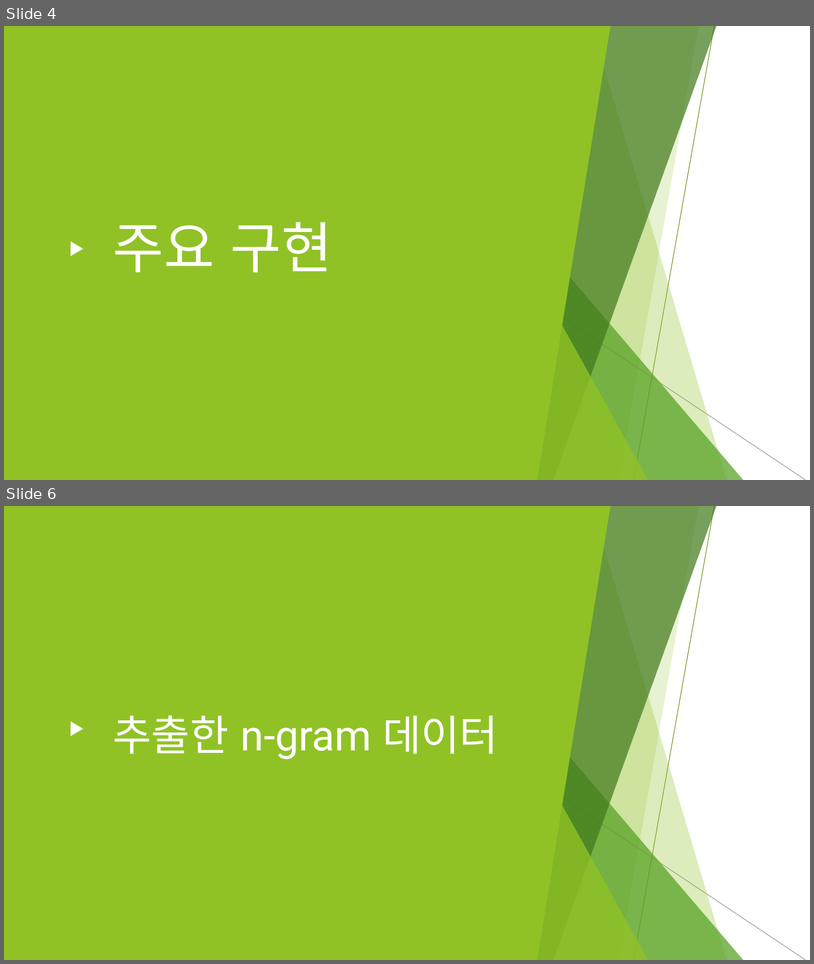
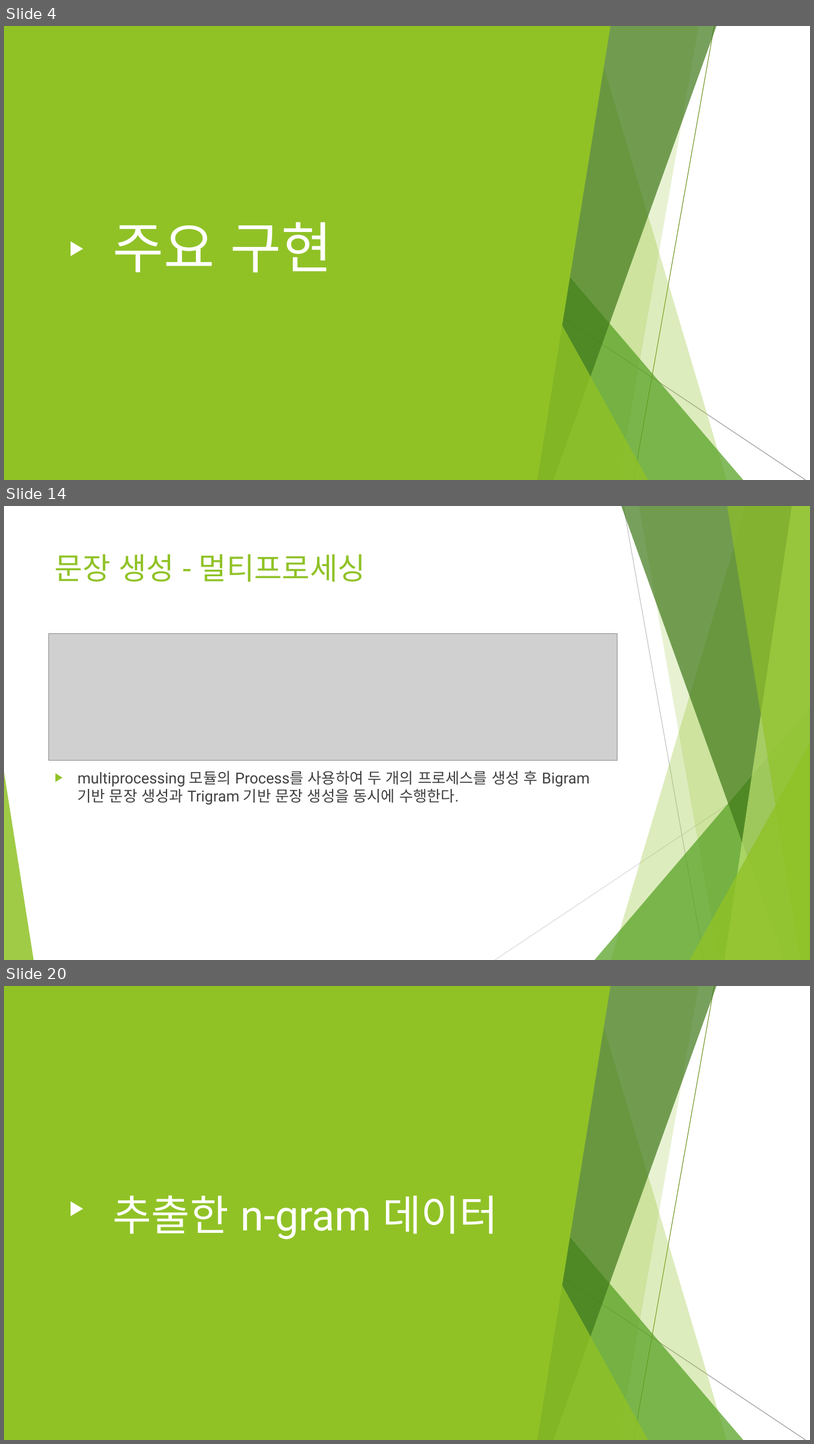
Before and after one commit to ghyeon0/BigData_Homework, a slide deck: HW4/HW4_renew/final_report.pptx. Shown one above the other, each under a label of ours: slides 4 and 6 before the commit, slides 4, 14 and 20 after it; the slides between them are not shown. The pictures are 814x964 and 814x1444 pixels, drawn with LibreOffice and Linux fonts; fonts in the diff are those of the drawing; grey boxes stand for pictures. Boxes give left, top, right and bottom in pixels: in the first picture for what was removed or moved away, otherwise in the second. Text is boxed around its words. In the diff, an @@ line names an element or a change of style, - is before the commit and + after.

```diff
--- a/HW4/HW4_renew/final_report.pptx
+++ b/HW4/HW4_renew/final_report.pptx
@@ slide 14 added at bbox=[4, 506, 810, 960], background #FFFFFF; not listed: 8 template elements that a slide beside it also shows @@
@@ line added from (624, 506) to (705, 960), #BFBFBF 0.75 pt @@
@@ title added at bbox=[55, 554, 366, 582], 36 pt, text #90C226 @@
+문장 생성 - 멀티프로세싱
@@ picture added at bbox=[49, 634, 617, 760] @@
@@ line added from (810, 750) to (495, 960), #D9D9D9 0.75 pt @@
@@ text added at bbox=[78, 771, 590, 805], 18 pt, text #404040 @@
+▶ multiprocessing 모듈의 Process를 사용하여 두 개의 프로세스를 생성 후 Bigram 기반 문장 생성과 Trigram 기반 문장 생성을 동시에 수행한다.
@@ what was slide 6 is now slide 20 @@
```
Also in this commit, not shown: 3 slides changed, 14 other slides added, 1 slide removed, 2 other files.
